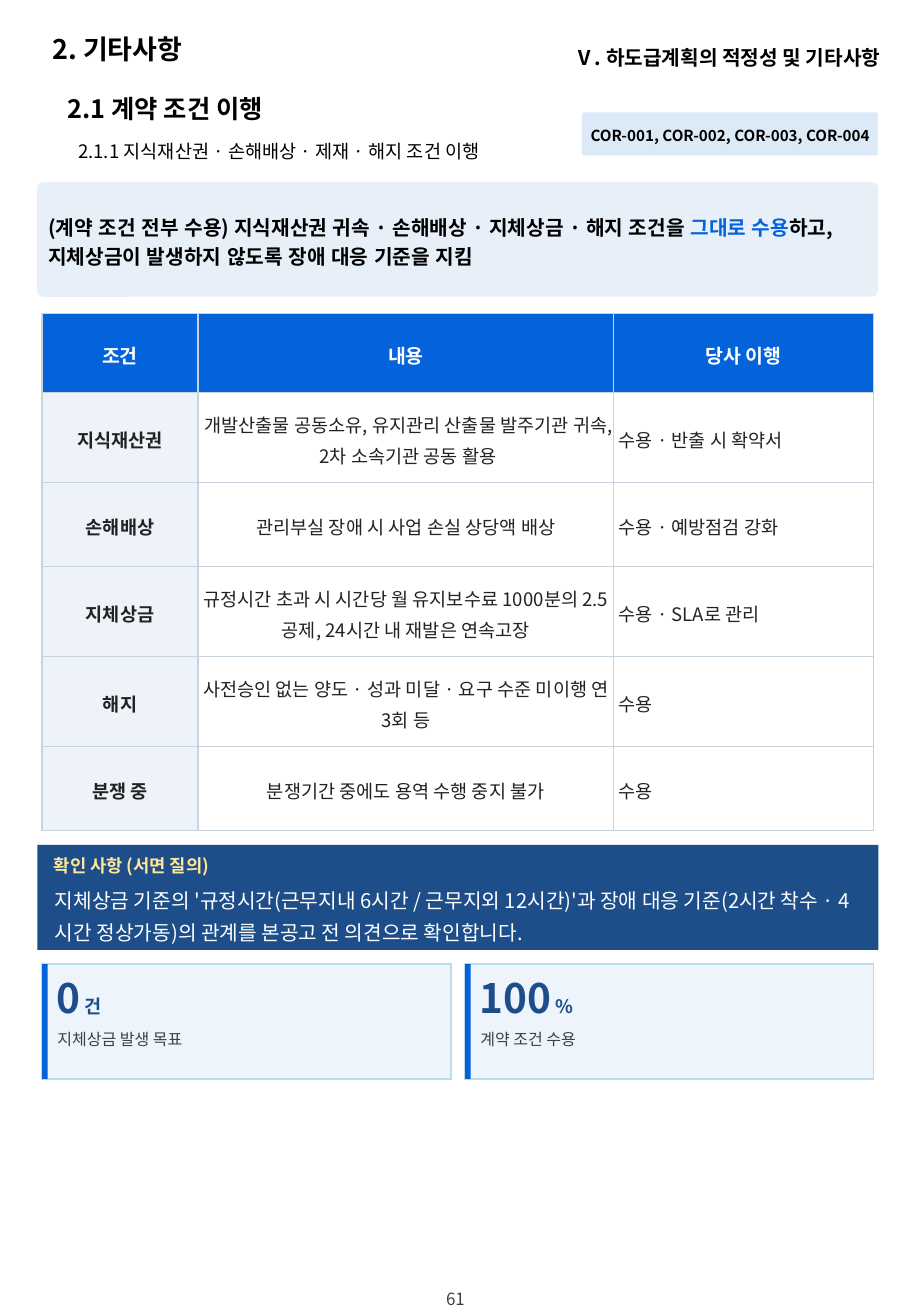
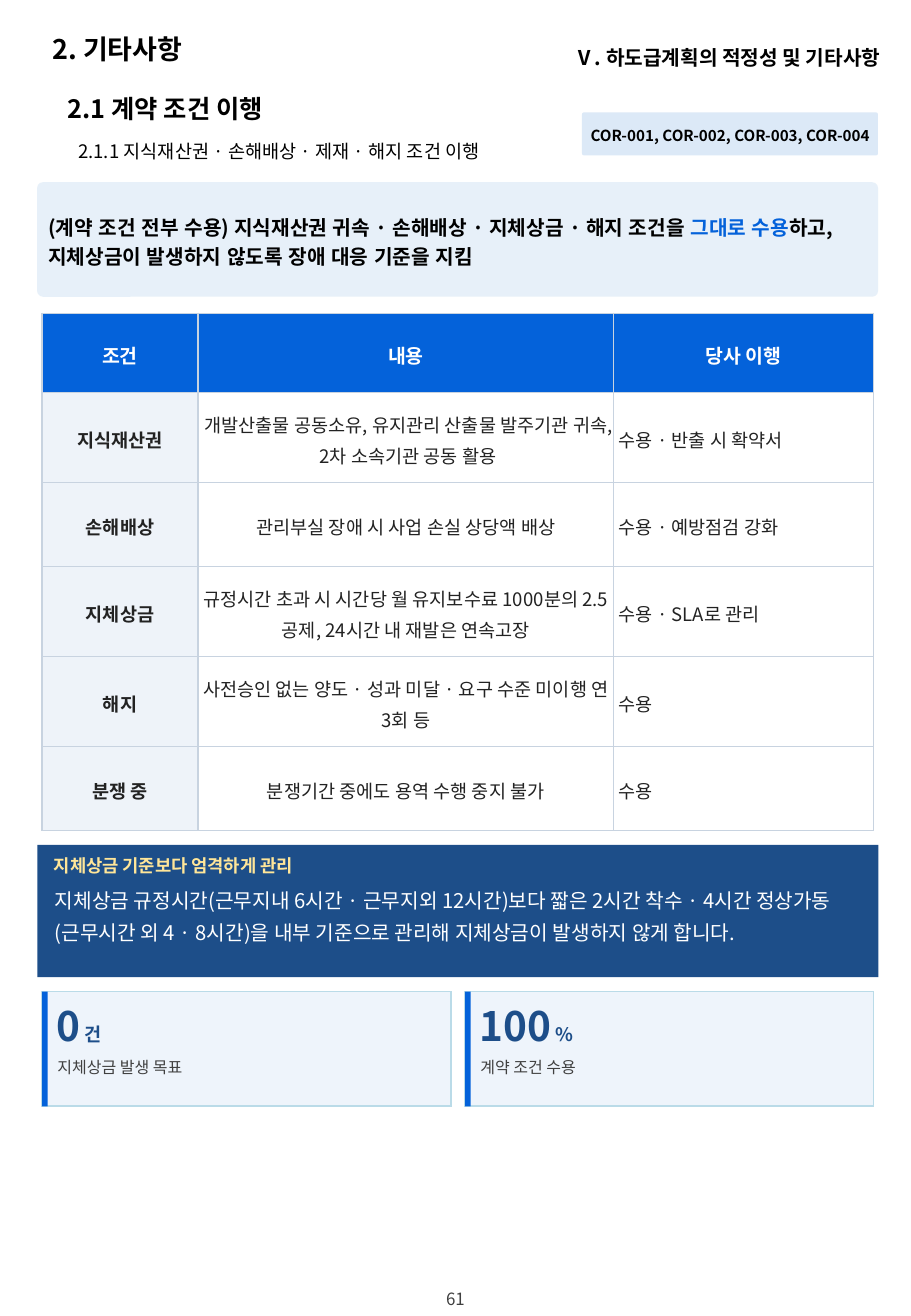
Before and after one commit to hwangsteeve-tech/hbjw, a slide deck: slide 61 of proposals/2026-12_nmk-museum-web-maint/nmk_정성제안서.pptx. Drawn at 911x1316 pixels with LibreOffice and Linux fonts; fonts in the diff are those of the drawing; background and template pictures are left out. Boxes give left, top, right and bottom in pixels: in the first picture for what was removed or moved away, otherwise in the second. Text is boxed around its words. In the diff, an @@ line names an element or a change of style, - is before the commit and + after.

```diff
--- a/proposals/2026-12_nmk-museum-web-maint/nmk_정성제안서.pptx
+++ b/proposals/2026-12_nmk-museum-web-maint/nmk_정성제안서.pptx
@@ rectangle: place and size @@
-rectangle at box(38, 845, 879, 950)
+rectangle at box(38, 845, 879, 978)
@@ text at box(54, 857, 292, 874): text changed @@
-확인 사항 (서면 질의)
+지체상금 기준보다 엄격하게 관리
@@ text at box(55, 891, 830, 944): text changed @@
-지체상금 기준의 '규정시간(근무지내 6시간 / 근무지외 12시간)'과 장애 대응 기준(2시간 착수 · 4시간 정상가동)의 관계를 본공고 전 의견으로 확인합니다.
+지체상금 규정시간(근무지내 6시간 · 근무지외 12시간)보다 짧은 2시간 착수 · 4시간 정상가동(근무시간 외 4 · 8시간)을 내부 기준으로 관리해 지체상금이 발생하지 않게 합니다.
@@ 4 rectangles, 2 texts: place and size @@
-4 rectangles, 2 texts at box(43, 964, 873, 1079)
+4 rectangles, 2 texts at box(43, 991, 873, 1105)
@@ text "지체상금 발생 목표": place and size @@
-text "지체상금 발생 목표" at box(57, 1031, 182, 1047)
+text "지체상금 발생 목표" at box(57, 1059, 182, 1075)
@@ text "계약 조건 수용": place and size @@
-text "계약 조건 수용" at box(480, 1031, 575, 1047)
+text "계약 조건 수용" at box(480, 1059, 575, 1075)
```
Also in this commit, not shown: 4 other slides changed, 8 other files.
